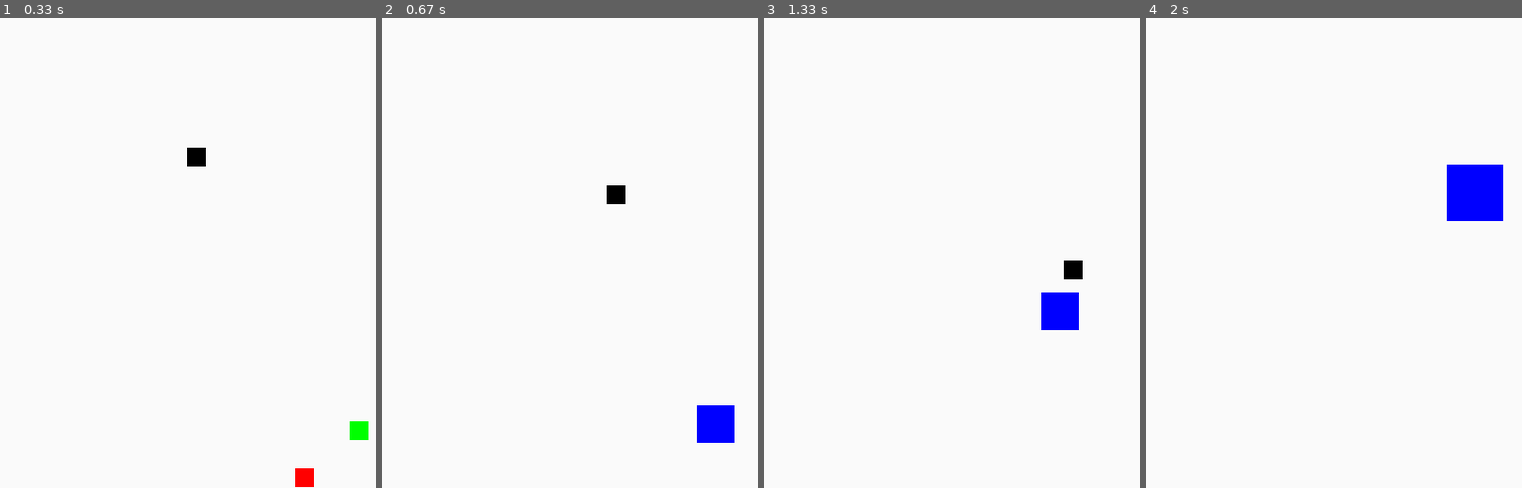
Above: before the commit, frames 1-4 (left to right).
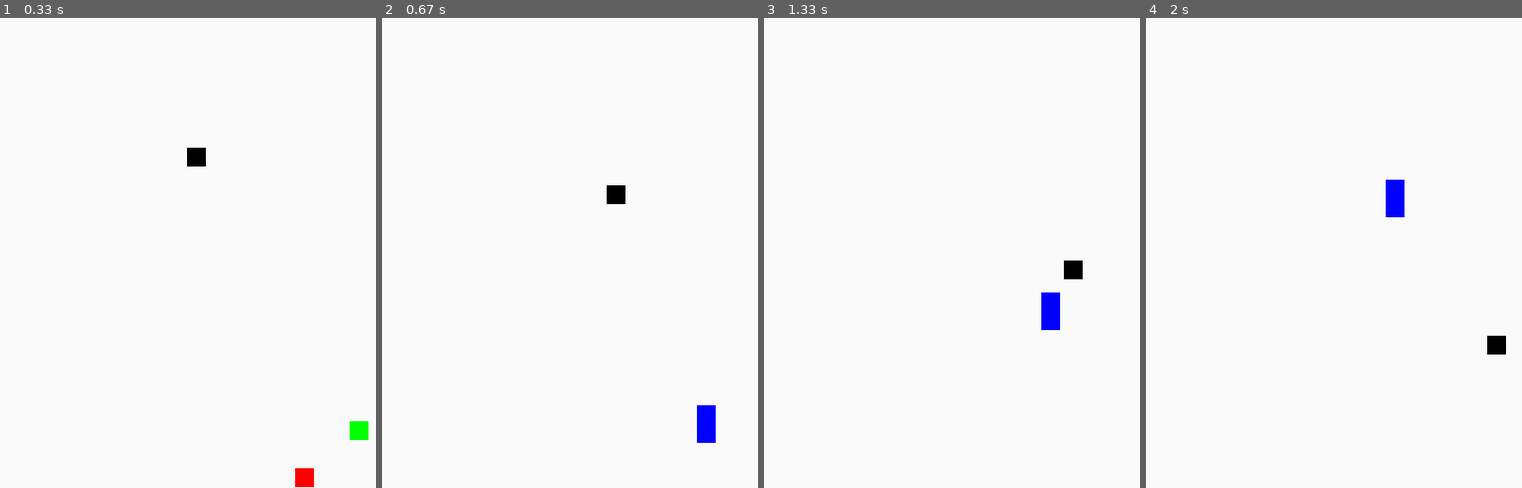
Above: after the commit, the same moments.

Repository: alexandroid000/self-assembly
Game: pygame game, started from weaselbot_sim/sandbox.py
Same seed, same stepped clock (60 frames per second), same inputs: the game is played once before the commit and once after it.
Inputs:
- Up to frame 1 (0.33 s): no input
- Up to frame 2 (0.67 s): no input
- Up to frame 3 (1.33 s): no input
- Up to frame 4 (2 s): no input

Frame 1 is identical in both runs. In frame 2, 0.4% of the frame differs, in the area x 88-94%, y 82-91%; in frame 3, 0.4%; in frame 4, 2.4%, in the area x 63-96%, y 31-72%.

Commit message:
handles single collision

Diff:
--- a/weaselbot_sim/sandbox.py
+++ b/weaselbot_sim/sandbox.py
@@ -51,8 +51,12 @@
     #delete the previous two objects
     bot1 = collisions[0]
     bot2 = collisions[1]
-    width = bot1._width + bot2._width
-    height = bot1._height + bot2._height
+    if(bot1.x0pos + bot1._width == bot2.x0pos or bot2.x0pos + bot2._width == bot1.x0pos):
+        width = bot1._width + bot2._width
+        height = bot1._height
+    else:
+        height = bot1._height + bot2._height
+        width = bot1._width
     #this is temporary before algorithm gets developed
     xspeed = bot1.movex
     yspeed = bot2.movey
